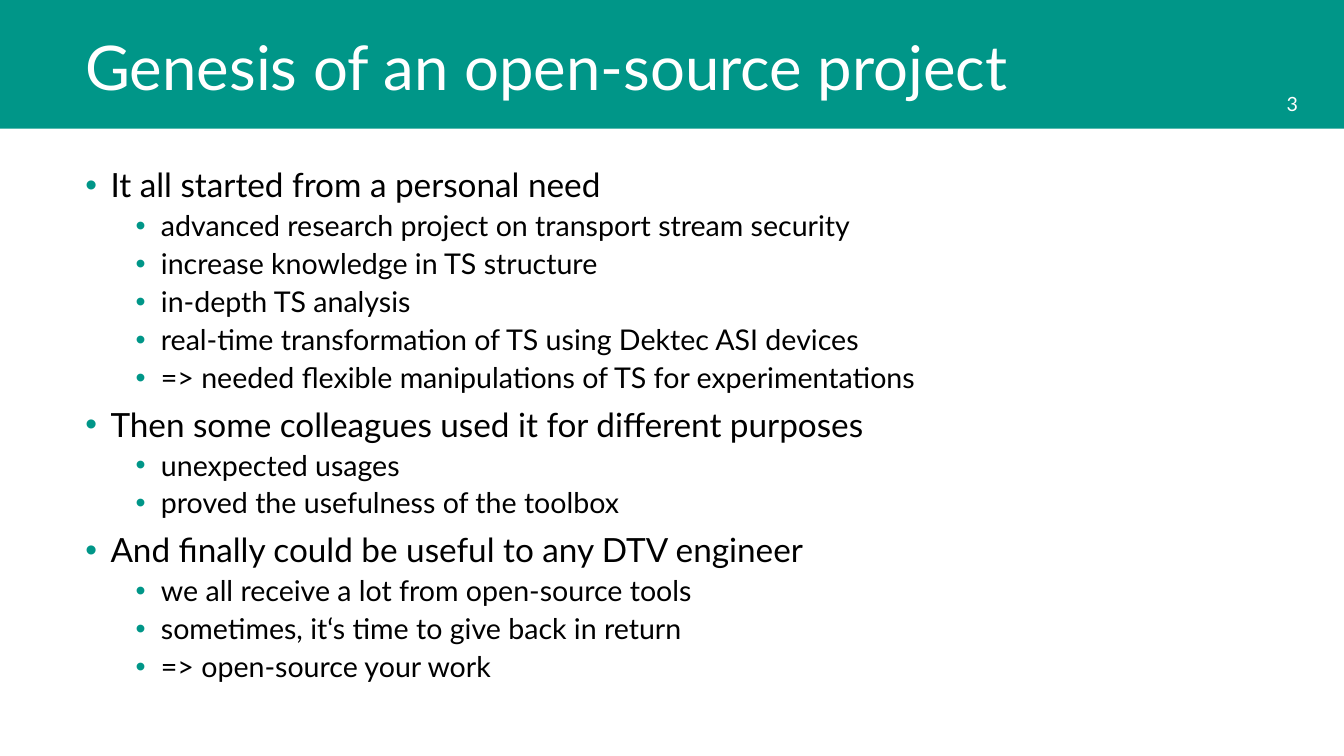
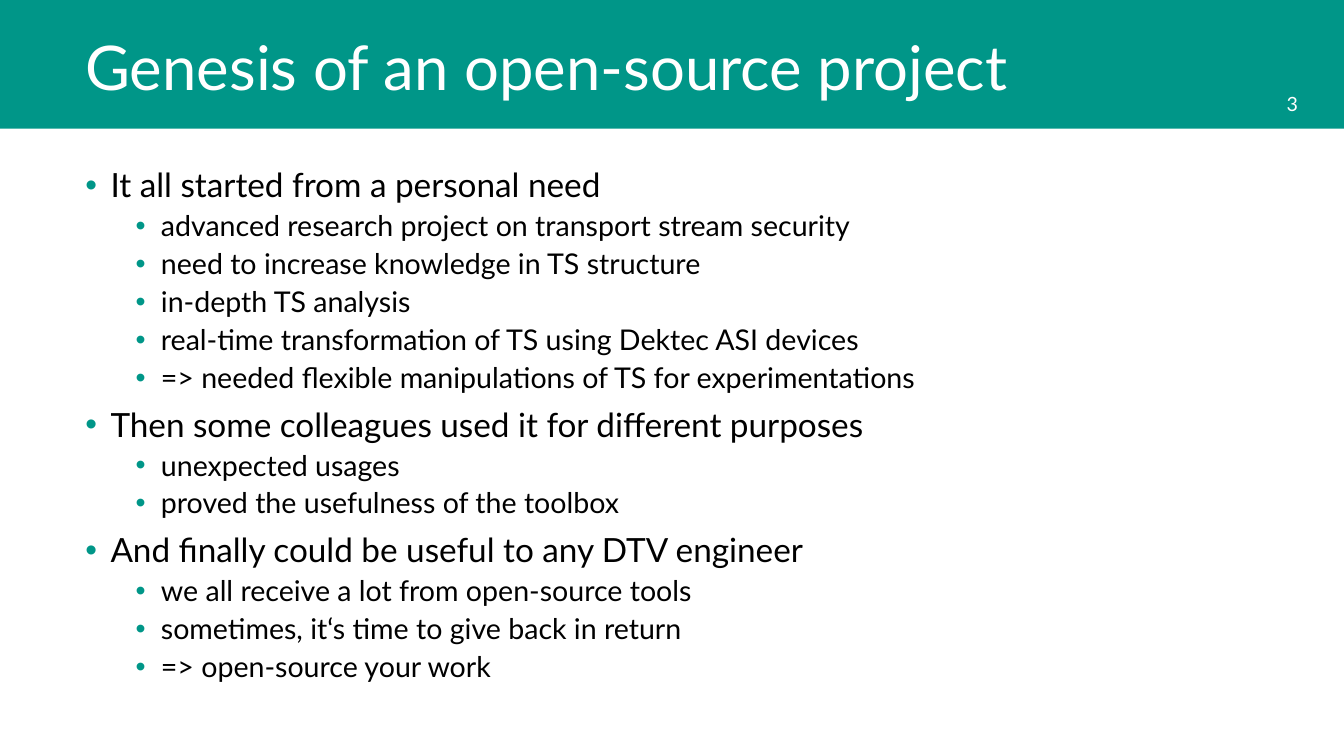
Before and after one commit to tsduck/tsduck, a slide deck: slide 3 of doc/tsduck-project.pptx. Drawn at 1344x756 pixels with LibreOffice and Linux fonts; fonts in the diff are those of the drawing; background and template pictures are left out. Boxes give left, top, right and bottom in pixels: in the first picture for what was removed or moved away, otherwise in the second. Text is boxed around its words. In the diff, an @@ line names an element or a change of style, - is before the commit and + after.

```diff
--- a/doc/tsduck-project.pptx
+++ b/doc/tsduck-project.pptx
@@ text at [161,253,701,279]: text changed @@
-  • increase knowledge in TS structure
+  • need to increase knowledge in TS structure
```
Also in this commit, not shown: 9 other slides changed, 8 other files.
